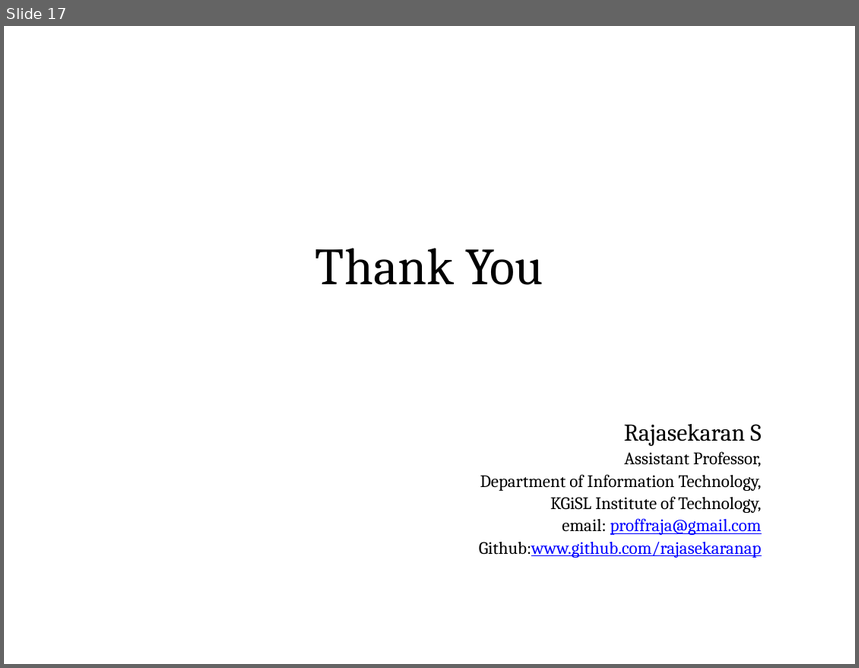
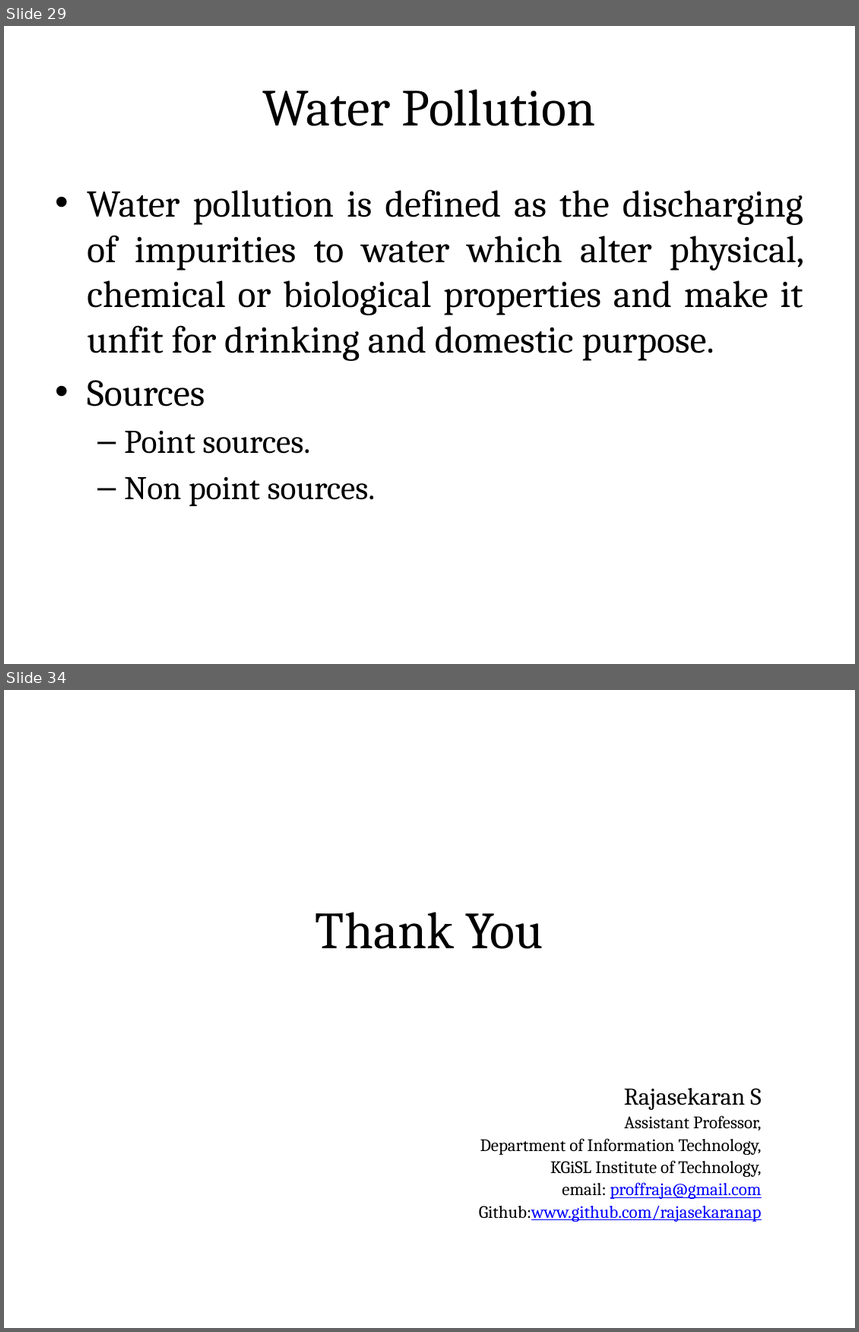
Before and after one commit to rajasekaran36/GE8291-Environmental-Science-and-Engineering, a slide deck: Slides/GE8291-U2.pptx. Shown one above the other, each under a label of ours: slide 17 before the commit, slides 29 and 34 after it; the slides between them are not shown. The pictures are 859x668 and 859x1332 pixels, drawn with LibreOffice and Linux fonts; fonts in the diff are those of the drawing. Boxes give left, top, right and bottom in pixels: in the first picture for what was removed or moved away, otherwise in the second. Text is boxed around its words. In the diff, an @@ line names an element or a change of style, - is before the commit and + after.

```diff
--- a/Slides/GE8291-U2.pptx
+++ b/Slides/GE8291-U2.pptx
@@ slide 29 added at bbox=[4, 26, 855, 664], background #FFFFFF @@
@@ title added at bbox=[47, 52, 813, 158], fill gradient #DAFDA7 to #E4FCC2 to #F5FFE7, outline #98B955 0.75 pt, 44 pt, text #000000 @@
+Water Pollution
@@ text added at bbox=[87, 189, 804, 506], 32 pt, text #000000 @@
+• Water pollution is defined as the discharging of impurities to water which alter physical, chemical or biological properties and make it unfit for drinking and domestic purpose.
+• Sources
+  – Point sources.
+  – Non point sources.
@@ what was slide 17 is now slide 34 @@
```
Also in this commit, not shown: 16 other slides added, 1 other file.
